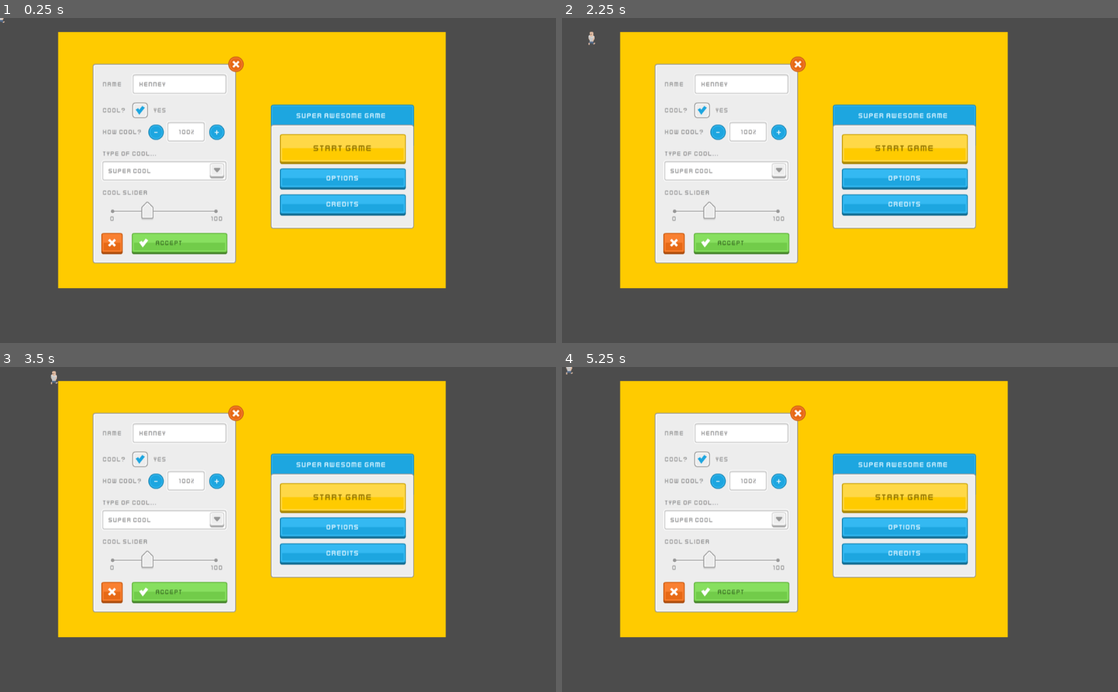
Above: before the commit, frames 1-4 (two rows, left to right).
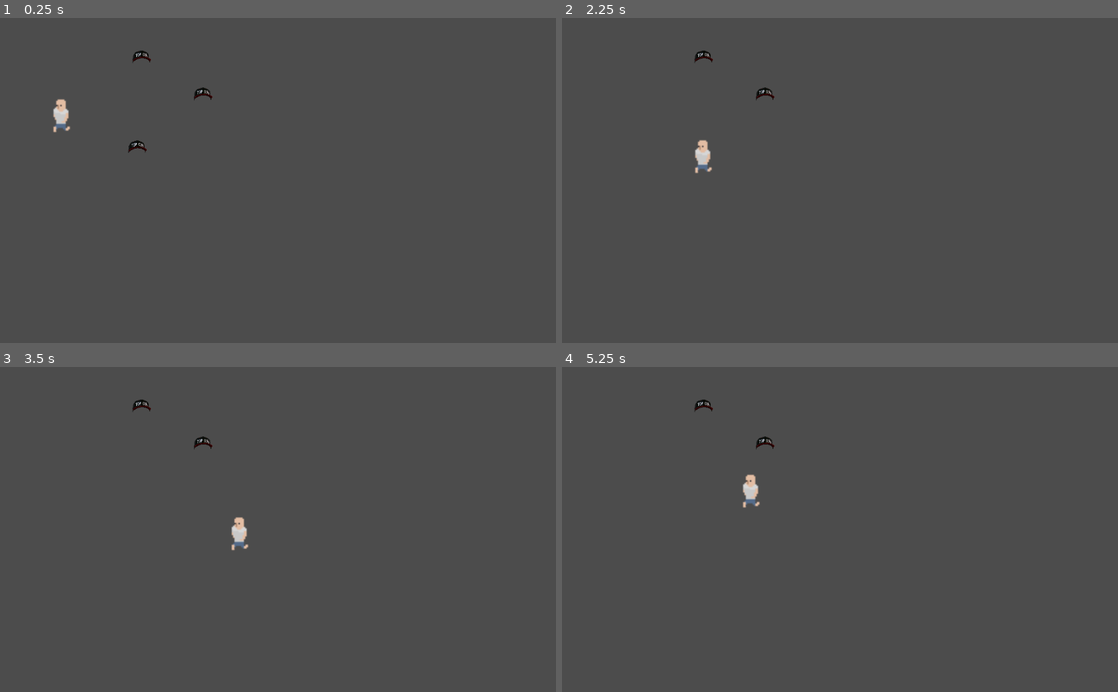
Above: after the commit, the same moments.

Repository: s4x0r/DiscordJam5
Game: Godot game, scene res://testworld.tscn
Two runs of this game, one before a commit and one after it. Both use one fixed random seed, a clock stepped at 60 frames per second and the inputs below. The project has no main scene, so this scene is started directly.
Inputs:
- Up to frame 1 (0.25 s): no input
- Up to frame 2 (2.25 s): tap Enter at 0.5 s; hold Right (ui_right) 0.53-1.28 s; hold Down (ui_down) 1.28-2.03 s; hold Right (ui_right) from 2.03 s (still down)
- Up to frame 3 (3.5 s): release Right (ui_right) at 2.78 s; hold Up (ui_up) from 2.78 s (still down)
- Up to frame 4 (5.25 s): release Up (ui_up) at 3.53 s; hold Left (ui_left) 3.53-5.03 s; hold Down (ui_down) from 5.03 s (still down)

The runs differ from the first frame. In frame 1, 55% of the frame differs, in the area x 0-81%, y 0-84%; in frame 2, 55%; in frame 3, 55%; in frame 4, 55%.

Commit message:
basic collision

Diff:
--- a/KinematicBody2D.gd
+++ b/KinematicBody2D.gd
@@ -7,7 +7,7 @@
 
 const GRAVITY = 200.0
 const WALK_SPEED = 3.5
-const FRICTION = 0.95	#Friction mechanism may be improved, see line 38
+const FRICTION = 0.99	#Friction mechanism may be improved, see line 38
 var collision
 var velocity = Vector2()
 
@@ -72,3 +72,23 @@
 
 		velocity = -velocity*2	#Player bounces in opposite direction
 		#move_and_collide(velocity)
+
+
+func _on_Area2D_body_entered(body):
+	if body.get_parent().get_parent() != self:
+		var target = self
+		var source = body.get_parent()
+		source.get_parent().remove_child(source)
+		target.add_child(source)
+		source.set_owner(target)
+
+		#var hat = body.get_parent().duplicate()
+		#$hatcontainer.add_child(body.get_parent().duplicate())
+		#body.get_parent().get_parent().remove_child(body.get_parent())
+		#hat.position=$hatcontainer.position
+		#hat.bump($hatcontainer.get_child_count())
+		#hat.show()
+
+
+		body.get_parent().bump($hatcontainer.get_child_count())
+	pass # Replace with function body.
--- /dev/null
+++ b/hat.gd
@@ -0,0 +1,23 @@
+extends Sprite
+
+
+# Declare member variables here. Examples:
+# var a = 2
+# var b = "text"
+var stats = {
+	'str':'10',
+	'element':'fire'
+}
+
+# Called when the node enters the scene tree for the first time.
+func _ready():
+	pass # Replace with function body.
+
+func bump(x):
+	position.y-=8*x
+	pass
+
+
+# Called every frame. 'delta' is the elapsed time since the previous frame.
+func _process(delta):
+	pass
--- a/testworld.tscn
+++ b/testworld.tscn
@@ -1,11 +1,15 @@
-[gd_scene load_steps=9 format=2]
+[gd_scene load_steps=12 format=2]
 
-[ext_resource path="res://assets/sample.png" type="Texture" id=1]
 [ext_resource path="res://assets/Standing/down left.png" type="Texture" id=2]
 [ext_resource path="res://assets/Running/down left.png" type="Texture" id=3]
 [ext_resource path="res://KinematicBody2D.gd" type="Script" id=4]
+[ext_resource path="res://s4xstuff/c29.png" type="Texture" id=5]
+[ext_resource path="res://hat.gd" type="Script" id=6]
 
 [sub_resource type="TileSet" id=1]
+
+[sub_resource type="CircleShape2D" id=7]
+radius = 294.164
 
 [sub_resource type="Animation" id=2]
 resource_name = "New Anim"
@@ -54,21 +58,66 @@
 "values": [ 0, 1, 2, 2, 3 ]
 }
 
+[sub_resource type="CapsuleShape2D" id=6]
+radius = 8.56372
+height = 12.8229
+
 [node name="Node2D" type="Node2D"]
+scale = Vector2( 0.125, 0.125 )
 
 [node name="TileMap" type="TileMap" parent="."]
 tile_set = SubResource( 1 )
 format = 1
 
-[node name="sample" type="Sprite" parent="."]
-position = Vector2( 464, 262 )
-texture = ExtResource( 1 )
+[node name="hat" type="Sprite" parent="."]
+position = Vector2( 2992.59, 1125.66 )
+scale = Vector2( 0.5, 0.5 )
+texture = ExtResource( 5 )
+script = ExtResource( 6 )
+__meta__ = {
+"_edit_group_": true
+}
+
+[node name="StaticBody2D" type="StaticBody2D" parent="hat"]
+
+[node name="CollisionShape2D" type="CollisionShape2D" parent="hat/StaticBody2D"]
+shape = SubResource( 7 )
+
+[node name="hat3" type="Sprite" parent="."]
+position = Vector2( 2087.5, 576.949 )
+scale = Vector2( 0.5, 0.5 )
+texture = ExtResource( 5 )
+script = ExtResource( 6 )
+__meta__ = {
+"_edit_group_": true
+}
+
+[node name="StaticBody2D" type="StaticBody2D" parent="hat3"]
+
+[node name="CollisionShape2D" type="CollisionShape2D" parent="hat3/StaticBody2D"]
+shape = SubResource( 7 )
+
+[node name="hat2" type="Sprite" parent="."]
+position = Vector2( 2025.27, 1906.31 )
+scale = Vector2( 0.5, 0.5 )
+texture = ExtResource( 5 )
+script = ExtResource( 6 )
+__meta__ = {
+"_edit_group_": true
+}
+
+[node name="StaticBody2D" type="StaticBody2D" parent="hat2"]
+
+[node name="CollisionShape2D" type="CollisionShape2D" parent="hat2/StaticBody2D"]
+shape = SubResource( 7 )
 
 [node name="KinematicBody2D" type="KinematicBody2D" parent="."]
+position = Vector2( -57.144, 529.794 )
+scale = Vector2( 20, 20 )
 script = ExtResource( 4 )
 
 [node name="Sprite" type="Sprite" parent="KinematicBody2D"]
-position = Vector2( 2.3811, 0 )
+position = Vector2( 48.2912, 47.6758 )
 texture = ExtResource( 3 )
 hframes = 4
 frame = 1
@@ -77,3 +126,15 @@
 "anims/New Anim" = SubResource( 2 )
 anims/dl = SubResource( 3 )
 anims/dlwalking = SubResource( 4 )
+
+[node name="hatcontainer" type="Node2D" parent="KinematicBody2D"]
+position = Vector2( 47.0445, 32.9815 )
+scale = Vector2( 81475.8, -15034.5 )
+
+[node name="Area2D" type="Area2D" parent="KinematicBody2D"]
+position = Vector2( 47.574, 43.8322 )
+scale = Vector2( 1, 1 )
+
+[node name="CollisionShape2D" type="CollisionShape2D" parent="KinematicBody2D/Area2D"]
+shape = SubResource( 6 )
+[connection signal="body_entered" from="KinematicBody2D/Area2D" to="KinematicBody2D" method="_on_Area2D_body_entered"]
Not shown, added: s4xstuff/1433020690711.jpg.import
Binary file added: s4xstuff/c29.png
Not shown, added: s4xstuff/c29.png.import
